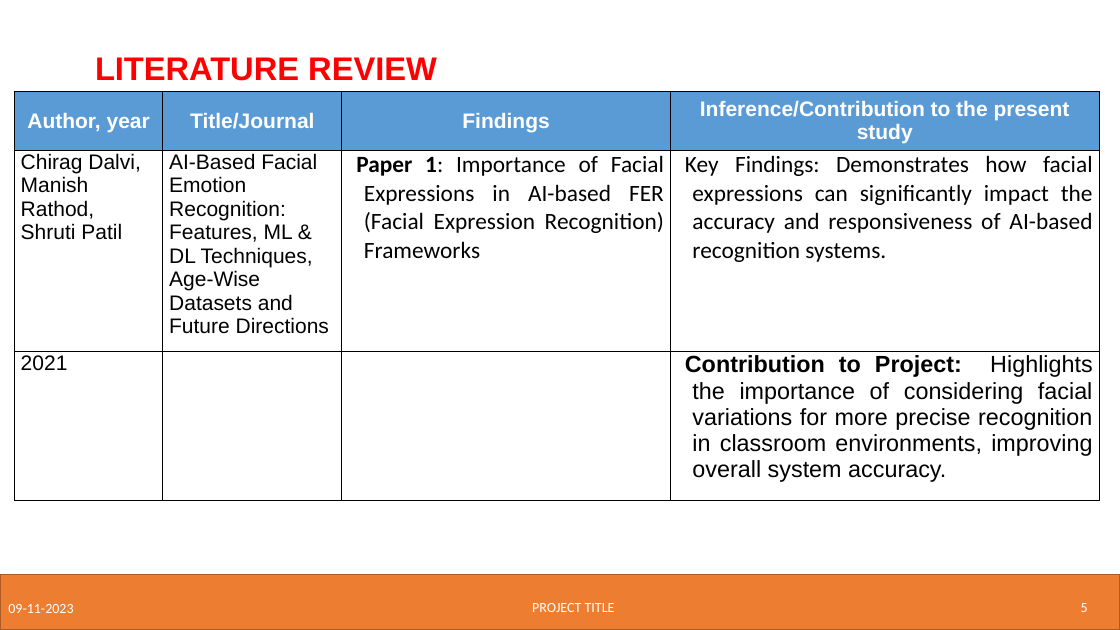
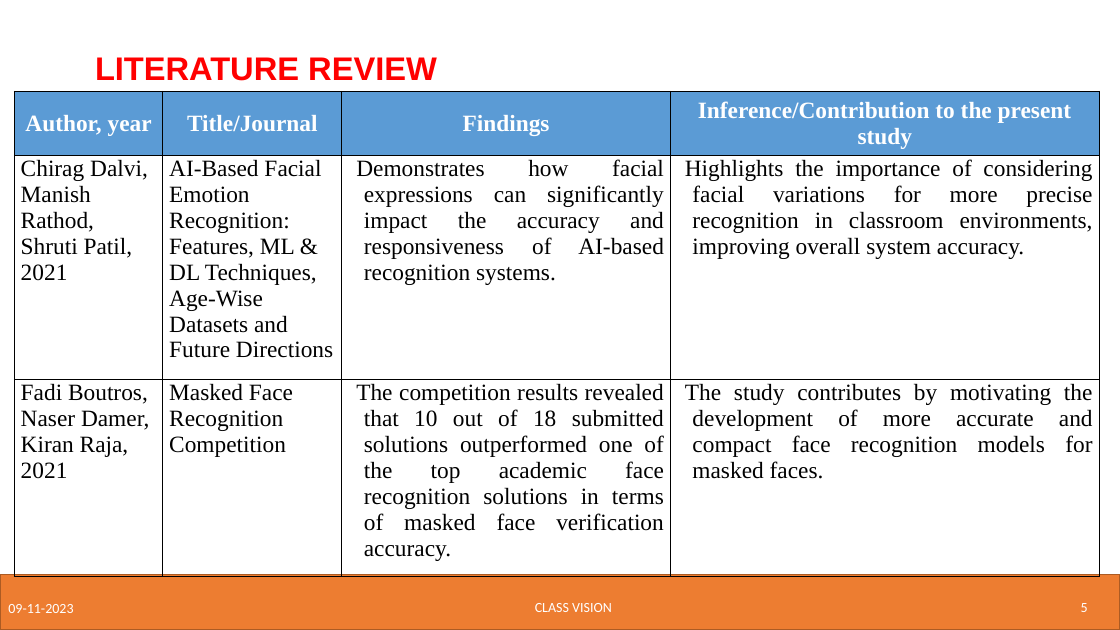
Before and after one commit to AdityaManojA/Class-Vision, a slide deck: slide 5 of Research Related/Phase 1 Project ppt.pptx. Drawn at 1120x630 pixels with LibreOffice and Linux fonts; fonts in the diff are those of the drawing; background and template pictures are left out. Boxes give left, top, right and bottom in pixels: in the first picture for what was removed or moved away, otherwise in the second. Text is boxed around its words. In the diff, an @@ line names an element or a change of style, - is before the commit and + after.

```diff
--- a/Research Related/Phase 1 Project ppt.pptx
+++ b/Research Related/Phase 1 Project ppt.pptx
@@ table at (x1=14, y1=92, x2=1099, y2=576) @@
-row 2: Chirag Dalvi, / Manish Rathod, / Shruti Patil | AI-Based Facial Emotion Recognition: Features, ML & DL Techniques, Age-Wise Datasets and Future Directions | Paper 1: Importance of Facial Expressions in AI-based FER (Facial Expression Recognition) Frameworks | Key Findings: Demonstrates how facial expressions can significantly impact the accuracy and responsiveness of AI-based recognition systems.
+row 2: Chirag Dalvi, / Manish Rathod, / Shruti Patil, 2021 | AI-Based Facial Emotion Recognition: Features, ML & DL Techniques, Age-Wise Datasets and Future Directions | Demonstrates how facial expressions can significantly impact the accuracy and responsiveness of AI-based recognition systems. | Highlights the importance of considering facial variations for more precise recognition in classroom environments, improving overall system accuracy.
-row 3: 2021 |  |  | Contribution to Project: Highlights the importance of considering facial variations for more precise recognition in classroom environments, improving overall system accuracy.
+row 3: Fadi Boutros, Naser Damer, Kiran Raja, 2021 | Masked Face Recognition Competition | The competition results revealed that 10 out of 18 submitted solutions outperformed one of the top academic face recognition solutions in terms of masked face verification accuracy. | The study contributes by motivating the development of more accurate and compact face recognition models for masked faces.
@@ size 18 to 20 pt, font Arial to Times New Roman in "Author, year", "Title/Journal", "Findings", "Inference/Contribution to the present study" and 1 more places @@
@@ text at (x1=535, y1=603, x2=612, y2=612): text changed @@
-PROJECT TITLE
+CLASS VISION
```
Also in this commit, not shown: 16 other slides changed, 3 slides added, 2 slides removed.
